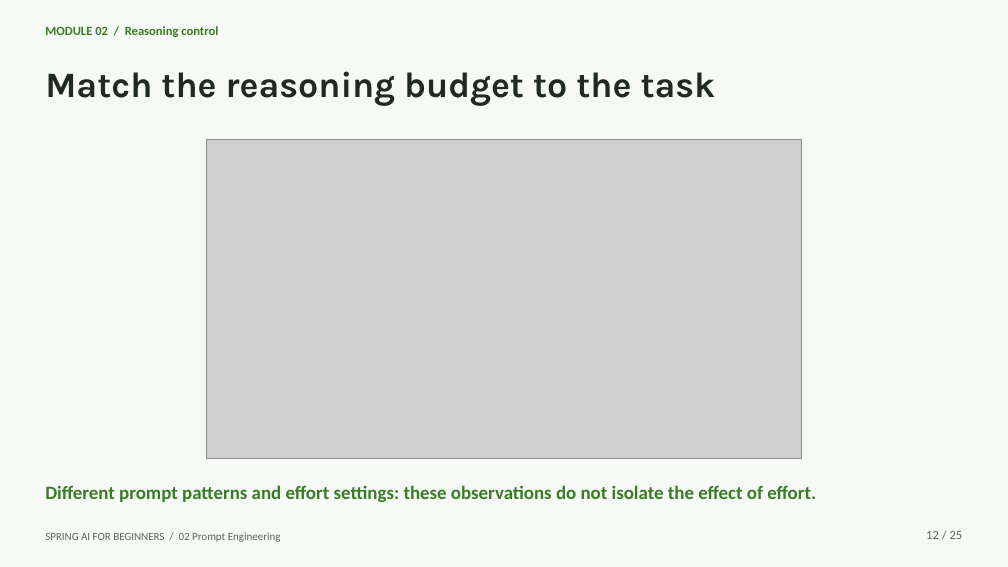
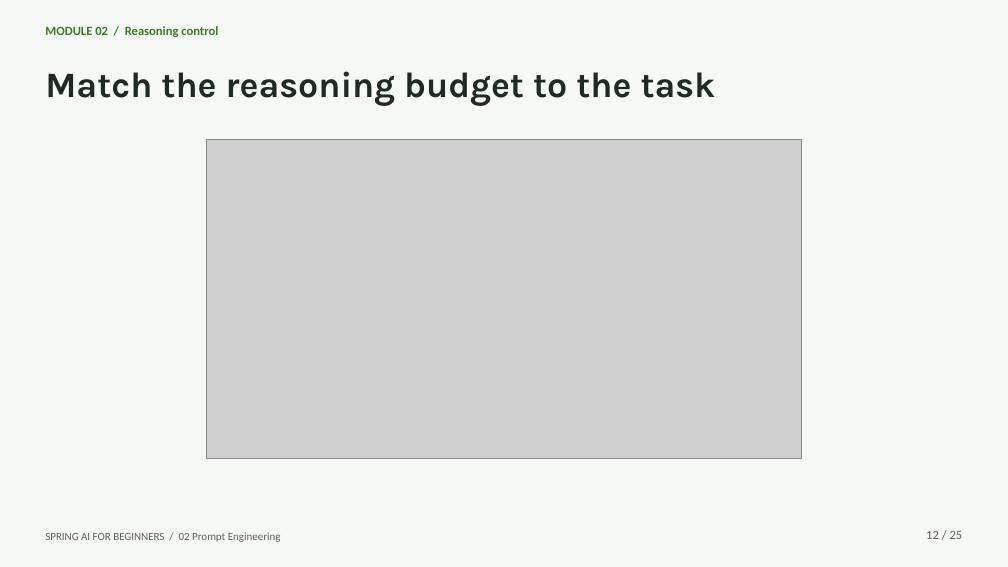
Before and after one commit to microsoft/Spring-AI-for-Beginners, a slide deck: slide 12 of presentations/02-prompt-engineering-with-spring-ai.pptx. Drawn at 1008x567 pixels with LibreOffice and Linux fonts; fonts in the diff are those of the drawing; grey boxes stand for pictures. Boxes give left, top, right and bottom in pixels: in the first picture for what was removed or moved away, otherwise in the second. Text is boxed around its words. In the diff, an @@ line names an element or a change of style, - is before the commit and + after.

```diff
--- a/presentations/02-prompt-engineering-with-spring-ai.pptx
+++ b/presentations/02-prompt-engineering-with-spring-ai.pptx
@@ text removed at <box>45,485,816,502</box> @@
-Different prompt patterns and effort settings: these observations do not isolate the effect of effort.
```
Also in this commit, not shown: 23 other slides changed, 5 other files.
